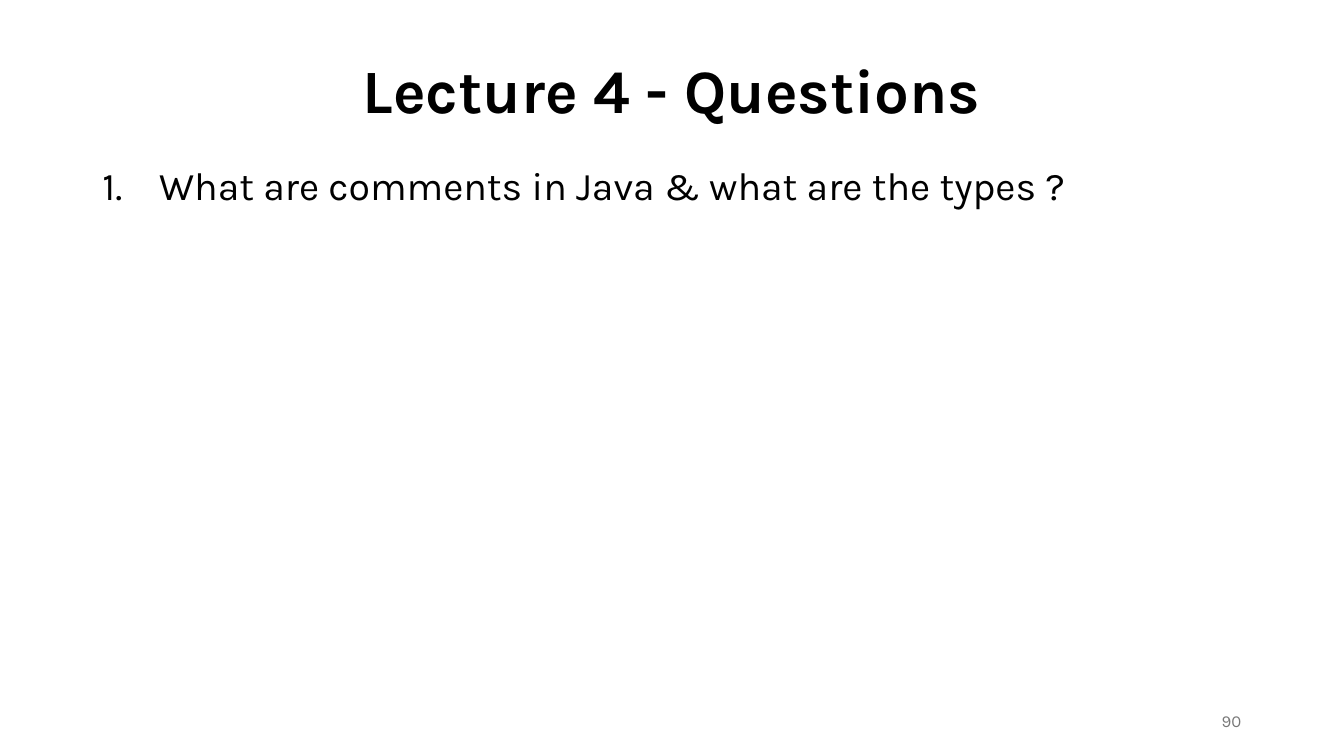
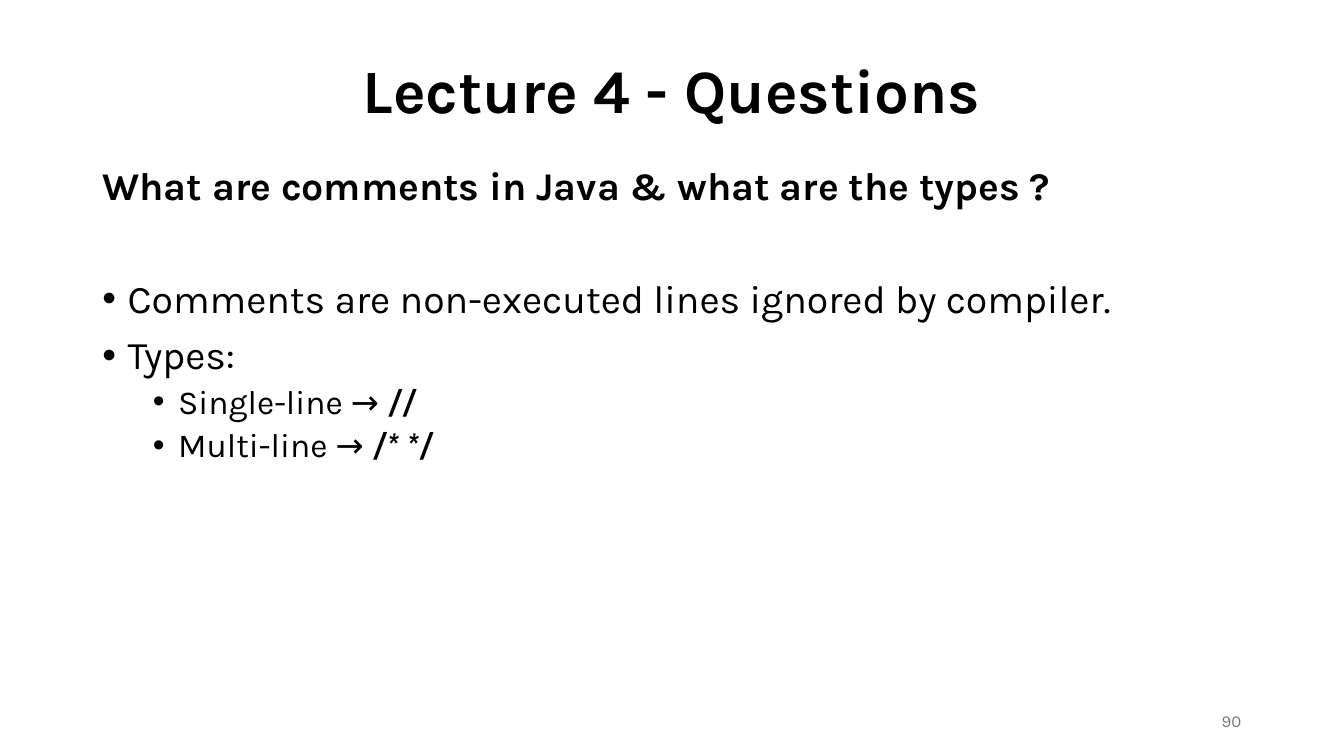
Before and after one commit to shubham-singh-12/Notes, a slide deck: slide 90 of Java with DSA.pptx. Drawn at 1344x756 pixels with LibreOffice and Linux fonts; fonts in the diff are those of the drawing. Boxes give left, top, right and bottom in pixels: in the first picture for what was removed or moved away, otherwise in the second. Text is boxed around its words. In the diff, an @@ line names an element or a change of style, - is before the commit and + after.

```diff
--- a/Java with DSA.pptx
+++ b/Java with DSA.pptx
@@ text at (x1=102, y1=172, x2=1019, y2=210): bold on in "What are comments in Java & what ..."; bullet 1. to none @@
@@ text at (x1=128, y1=286, x2=1111, y2=458): paragraphs added @@
+• Comments are non-executed lines ignored by compiler.
+• Types:
+  • Single-line → //
+  • Multi-line → /* */
```
Also in this commit, not shown: 12 other slides changed, 97 slides added.
